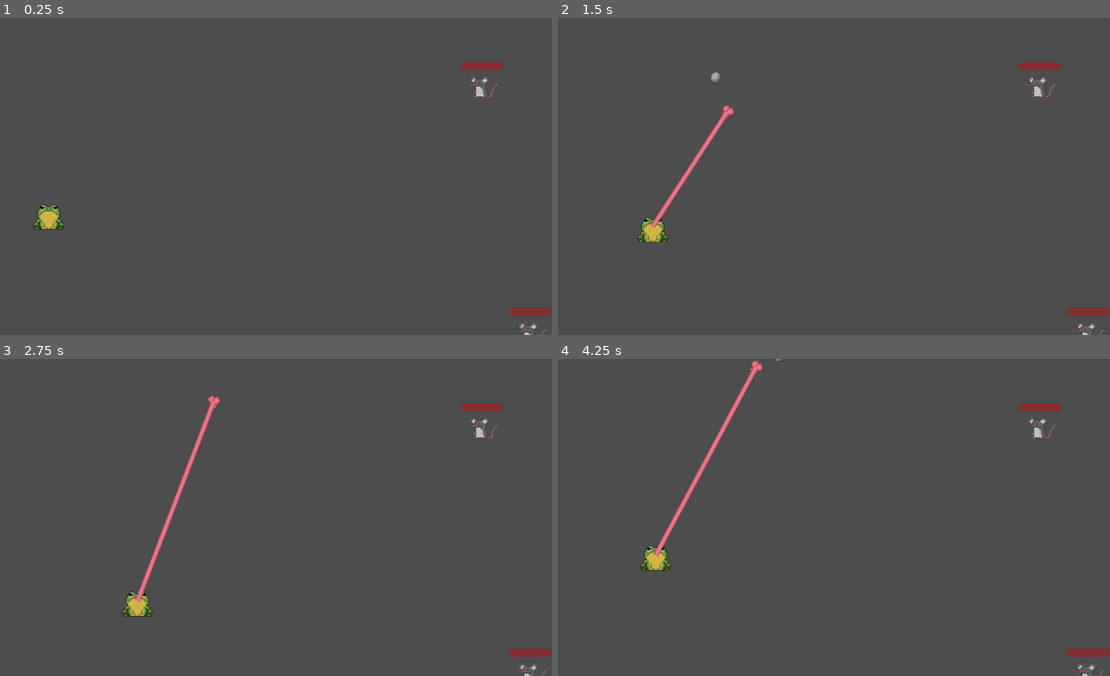
Above: before the commit, frames 1-4 (two rows, left to right).
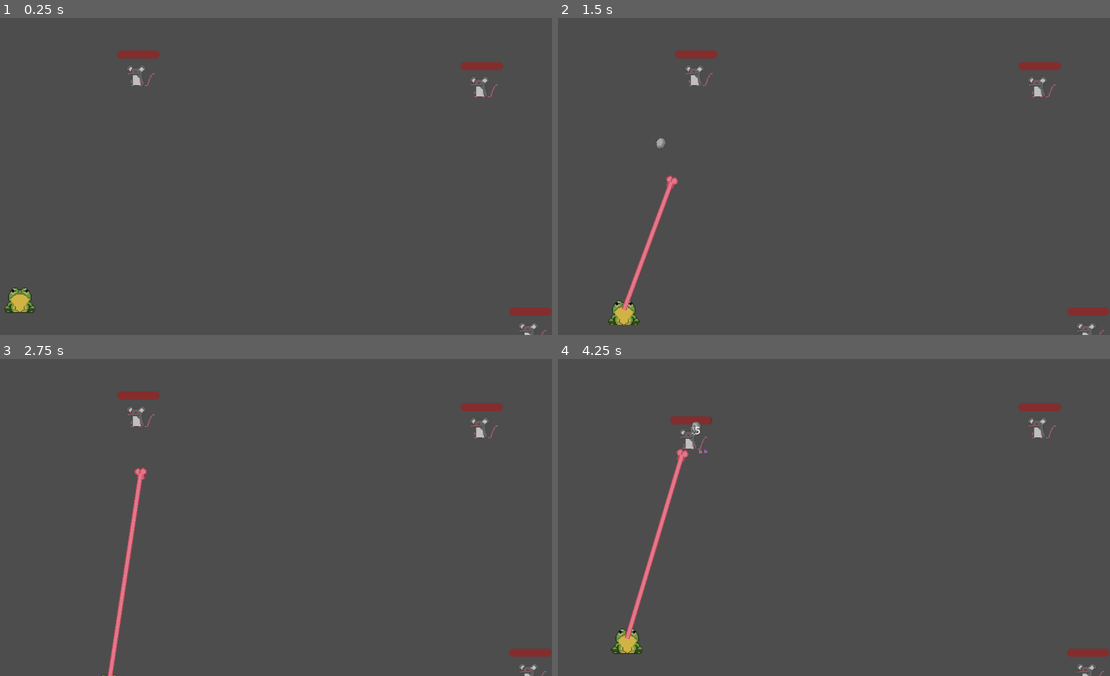
Above: after the commit, the same moments.

Repository: RobinLiu69/PrinceFrog
Game: Godot game, scene res://Scenes/main.tscn
Two runs of this game, one before a commit and one after it. Both use one fixed random seed, a clock stepped at 60 frames per second and the inputs below.
Inputs:
- Up to frame 1 (0.25 s): no input
- Up to frame 2 (1.5 s): tap Enter at 0.5 s; hold Right (right) 0.53-1.28 s; hold E (e) 0.53-1.28 s; hold Down (down) from 1.28 s (still down); tap E (e) at 1.35 s
- Up to frame 3 (2.75 s): release Down (down) at 2.03 s; hold Right (right) from 2.03 s (still down); hold E (e) from 2.03 s (still down)
- Up to frame 4 (4.25 s): release Right (right) at 2.78 s; release E (e) at 2.78 s; hold Up (up) 2.78-3.53 s; tap E (e) at 2.85 s; hold Left (left) from 3.53 s (still down); hold E (e) from 3.53 s (still down)

The runs differ from the first frame. In frame 1, 0.9% of the frame differs, in the area x 0-29%, y 10-94%; in frame 2, 1.7%; in frame 3, 1.9%; in frame 4, 2.1%, in the area x 9-41%, y 0-94%.

Commit message:
Robin damage number display icon

Diff:
--- a/Scenes/main.tscn
+++ b/Scenes/main.tscn
@@ -7,10 +7,10 @@
 [node name="root" type="Node2D"]
 
 [node name="Player" parent="." instance=ExtResource("1_6r5en")]
-position = Vector2(202, 561)
+position = Vector2(85, 901)
 
 [node name="Mouse" parent="." instance=ExtResource("2_weea0")]
-position = Vector2(948, -384)
+position = Vector2(570, -9)
 
 [node name="Mouse2" parent="." instance=ExtResource("2_weea0")]
 position = Vector2(1973, 39)
--- a/Scripts/Global/particle_func.gd
+++ b/Scripts/Global/particle_func.gd
@@ -5,8 +5,9 @@
 	var container = HBoxContainer.new()
 	container.global_position = position
 	container.z_index = 10
+	#container.custom_minimum_size = Vector2(30, 30)
 
-	# 创建并加载图标
+
 	if element_type != "null":
 		var icon = TextureRect.new()
 		var texture_path = ""
@@ -22,11 +23,12 @@
 			"electric":
 				texture_path = "res://Images/Effects/elements/electric.png"
 		icon.texture = load(texture_path)
-		icon.stretch_mode = TextureRect.STRETCH_KEEP_CENTERED
-		#icon.scale = Vector2(20, 20)  # 调整图标大小
+		#icon.expand_mode = TextureRect.E
+		#icon.scale = Vector2(50, 50)
+		icon.custom_minimum_size = Vector2(25, 25)
+		icon.stretch_mode = TextureRect.STRETCH_KEEP_ASPECT_CENTERED
 		container.add_child(icon)
 
-	# 创建数字标签
 	var number = Label.new()
 	number.text = str(value)
 	number.label_settings = LabelSettings.new()
@@ -50,7 +52,7 @@
 				color = "#808080"
 
 	number.label_settings.font_color = color
-	number.label_settings.font_size = 18 * 2.5
+	number.label_settings.font_size = 17 * 2.5
 	number.label_settings.outline_color = "#000000"
 	number.label_settings.outline_size = 1 * 2.5
 
@@ -63,10 +65,10 @@
 	var tween = get_tree().create_tween()
 	tween.set_parallel(true)
 	tween.tween_property(
-		container, "position:y", container.position.y - 50 * randf(), 0.25
+		container, "position:y", container.position.y - 70 * randf(), 0.25
 	).set_ease(Tween.EASE_OUT)
 	tween.tween_property(
-		container, "position:x", container.position.x + 50 * randf_range(-1, 1), 0.25
+		container, "position:x", container.position.x + 70 * randf_range(-1, 1), 0.25
 	).set_ease(Tween.EASE_OUT)
 	tween.tween_property(
 		container, "position:y", container.position.y, 0.5
--- a/Scripts/Weapons/tongue/tongue.gd
+++ b/Scripts/Weapons/tongue/tongue.gd
@@ -70,9 +70,9 @@
 		source.anim.play("open_mouth")
 		#body.handle_hit(source, total_damage)
 		#AttackFunc.damage(source, body, 0, 0, 0, 0, 0, 0, "grass", 5)
-		AttackFunc.damage(source, body, 0, 0, 0, 0, 0, 0, "fire", 5)
+		AttackFunc.damage(source, body, 0, 0, 0, 0, 0, 0, "fire", 2)
 		#AttackFunc.damage(source, body, 5, 0, 0, 0, 0, 0, "water", 5)
-		#AttackFunc.damage(source, body, 0, 0, 0, 0, 0, 0, "poison", 2)
+		AttackFunc.damage(source, body, 5, 0, 0, 0, 0, 0, "poison", 2)
 		hit(body)
 	elif target_hit and body == source:
 		source.anim.play("RESET")
